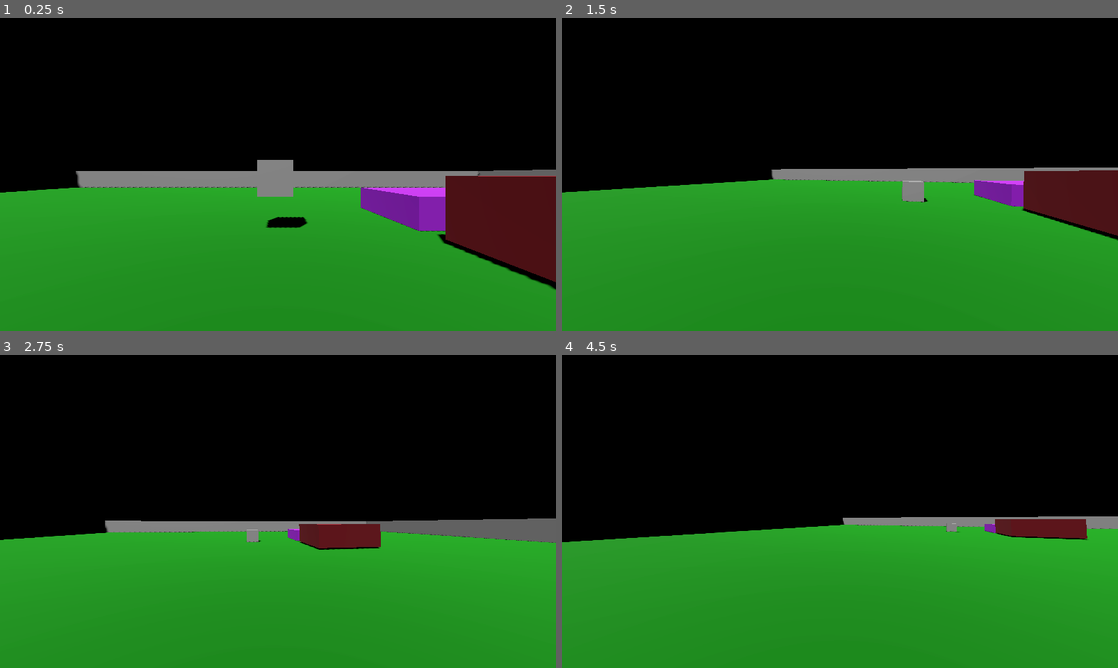
Above: before the commit, frames 1-4 (two rows, left to right).
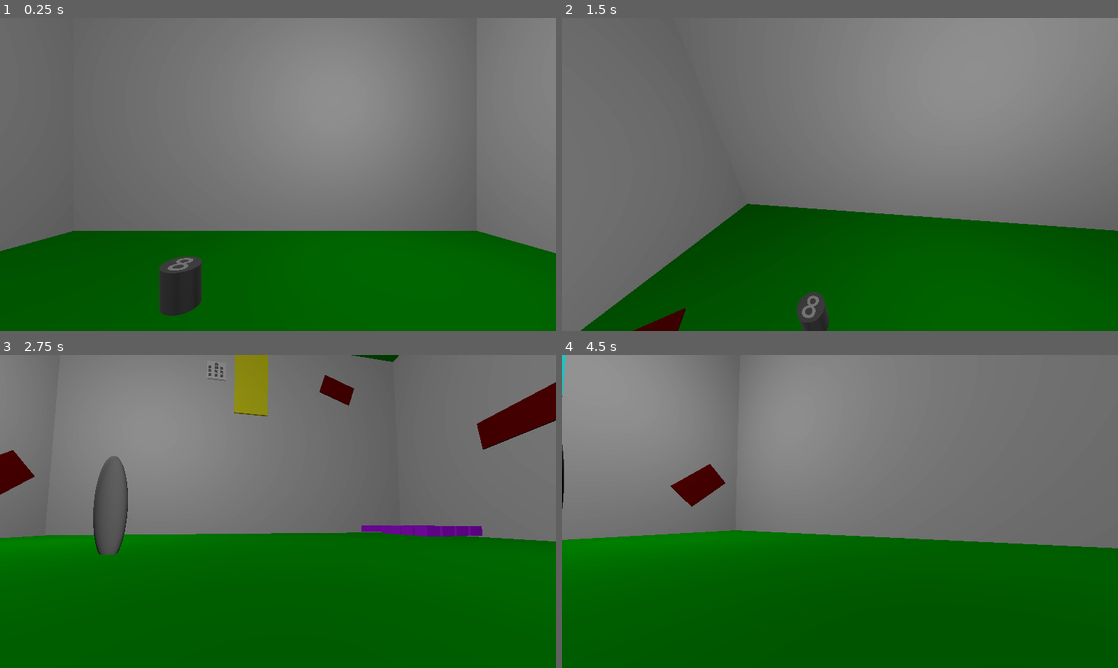
Above: after the commit, the same moments.

Repository: TheObtey/overhead-prototype
Game: Godot game, scene res://scenes/elouan_level.tscn
The game is run twice, just before and just after one commit, with the same random seed, the same clock (stepped at 60 frames per second) and the same inputs. Before the commit the project starts from res://scenes/nicolas_level.tscn.
Inputs (mouse positions are in pixels of both pictures, inside the frame that each line leads up to):
- Up to frame 1 (0.25 s): no input
- Up to frame 2 (1.5 s): tap Enter (ui_accept) at 0.5, 0.77 s; move the mouse to (867, 174) at 0.52 s; hold E (interact) 0.53-1.28 s; hold W (move_forward) from 0.53 s (still down); click (867, 174) at 0.67 s; move the mouse to (812, 174) at 1.27 s; tap Shift (sprint) at 1.35 s
- Up to frame 3 (2.75 s): keep holding W (move_forward); tap Enter (ui_accept) at 1.52 s; move the mouse to (289, 505) at 2.02 s; click (289, 505) at 2.1 s
- Up to frame 4 (4.5 s): keep holding W (move_forward); move the mouse to (834, 517) at 2.77 s; tap E (interact) at 2.85 s; click (834, 517) at 2.92 s; tap Enter (ui_accept) at 3.02, 3.77 s; move the mouse to (878, 514) at 3.52 s; hold Shift (sprint) 3.53-4.28 s; move the mouse to (795, 508) at 4.27 s; click (795, 508) at 4.35 s

The runs differ from the first frame. In frame 1, 96% of the frame differs, in the area x 0-100%, y 0-100%; in frame 2, 98%; in frame 3, 98%; in frame 4, 99%.

Commit message:
[ADD] Player rotation in gravity field

Diff:
--- a/fields/GravityField.tscn
+++ b/fields/GravityField.tscn
@@ -9,3 +9,6 @@
 
 [node name="CollisionShape3D" type="CollisionShape3D" parent="." unique_id=1147256611]
 shape = SubResource("BoxShape3D_4maqf")
+
+[node name="Marker3D" type="Marker3D" parent="." unique_id=1436972799]
+transform = Transform3D(1, 0, 0, 0, 1, 0, 0, 0, 1, 0, 0.5124045, 0)
--- a/project.godot
+++ b/project.godot
@@ -11,7 +11,7 @@
 [application]
 
 config/name="overhead-prototype"
-run/main_scene="uid://8v5d3ttxbyic"
+run/main_scene="uid://c8ed8jgpoeqgg"
 config/features=PackedStringArray("4.6", "Forward Plus")
 config/icon="res://icon.svg"
 
--- a/scenes/elouan_level.tscn
+++ b/scenes/elouan_level.tscn
@@ -343,8 +343,10 @@
 mesh = SubResource("SphereMesh_0p4q2")
 
 [node name="GravityField" parent="Level1" unique_id=481600865 instance=ExtResource("2_tvkhb")]
-transform = Transform3D(8.439308, 0, 0, 0, 16.345844, 0, 0, 0, 12.307036, 20.109423, 8.429934, -19.222988)
-field_gravity_direction = Vector3(0, 1, 0)
+transform = Transform3D(9.812913, 0, 0, 0, 32.437134, 0, 0, 0, 11.228619, 20.72794, 14.79611, -19.939442)
+
+[node name="GravityField2" parent="Level1" unique_id=579728395 instance=ExtResource("2_tvkhb")]
+transform = Transform3D(53.838356, 0, 0, 0, 15.201067, 0, 0, 0, 53.533875, 0.38383007, 22.773794, -0.38570023)
 
 [node name="CharacterBody3D2" parent="." unique_id=343458654 instance=ExtResource("1_0p4q2")]
 transform = Transform3D(4, 0, 0, 0, 4, 0, 0, 0, 4, 0, 5.105285, 0)
--- a/scripts/GravityField/gravity_field.gd
+++ b/scripts/GravityField/gravity_field.gd
@@ -1,6 +1,5 @@
 extends Area3D
 
-@export var field_gravity_direction: Vector3 = Vector3.DOWN
 @export var field_gravity_strength: float = 30.0
 
 func _ready() -> void:
@@ -9,7 +8,8 @@
 
 func _on_body_entered(body: Node) -> void:
 	if body.has_method("set_gravity_field"):
-		body.set_gravity_field(field_gravity_direction.normalized(), field_gravity_strength)
+		var field_forward: Vector3 = global_transform.basis.y.normalized()
+		body.set_gravity_field(field_forward, field_gravity_strength)
 
 func _on_body_exited(body: Node) -> void:
 	if body.has_method("clear_gravity_field"):
--- a/scripts/Player/MainCharacter.gd
+++ b/scripts/Player/MainCharacter.gd
@@ -3,9 +3,10 @@
 #Basics Const
 const WALK_SPEED = 5.0
 const RUN_SPEED = 7.5
-const JUMP_VELOCITY = 4.5
+const JUMP_VELOCITY = 20.0
 const MOUSE_SENSITIVITY = 0.005
 const DEFAULT_GRAVITY_STRENGTH: float = 20.0
+const GRAVITY_ALIGN_SPEED: float = 5.0
 
 #Gravity shit
 var gravity_direction: Vector3 = Vector3.DOWN
@@ -25,7 +26,6 @@
 
 @onready var head = $Head
 @onready var camera = $Head/Camera3D
-
 
 @export_category("Holding Object")
 @export var throwForce = 7.5
@@ -64,7 +64,7 @@
 
 	var input_dir = Input.get_vector("move_left", "move_right", "move_forward", "move_backward")
 
-	var forward: Vector3 = -head.global_transform.basis.z
+	var forward: Vector3 = head.global_transform.basis.z
 	var right: Vector3 = head.global_transform.basis.x
 
 	forward = forward.slide(gravity_direction).normalized()
@@ -100,6 +100,7 @@
 	var target_fov = BASE_FOV + FOV_CHANGE * velocity_clamped
 	camera.fov = lerp(camera.fov, target_fov, delta * 8.0)
 
+	_align_to_gravity(delta)
 	move_and_slide()
 
 func _sineWave(time) -> Vector3:
@@ -147,3 +148,25 @@
 func clear_gravity_field(field: Area3D) -> void:
 	gravity_direction = Vector3.DOWN
 	gravity_strength = DEFAULT_GRAVITY_STRENGTH
+
+func _align_to_gravity(delta: float) -> void:
+	var target_up: Vector3 = -gravity_direction.normalized()
+	var current_up: Vector3 = global_transform.basis.y.normalized()
+
+	var dot_value: float = clamp(current_up.dot(target_up), -1.0, 1.0)
+
+	if dot_value > 0.9999:
+		return
+
+	var rotation_axis: Vector3 = current_up.cross(target_up)
+
+	if rotation_axis.length() < 0.001:
+		rotation_axis = global_transform.basis.x.normalized()
+
+	rotation_axis = rotation_axis.normalized()
+
+	var angle: float = acos(dot_value)
+	var step: float = min(angle, GRAVITY_ALIGN_SPEED * delta)
+
+	global_rotate(rotation_axis, step)
+	global_transform.basis = global_transform.basis.orthonormalized()
